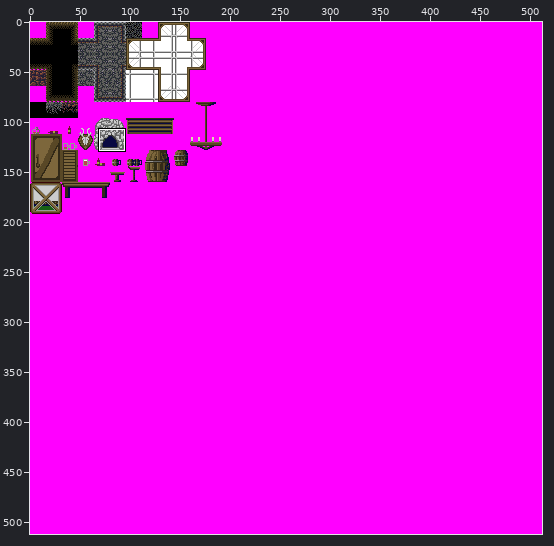
Two versions of one sprite sheet, Graphics/TEMP Karl/Tilesets/tavern_tileset.png. The first picture is a wide view before the edit; the outline marks the close-up.
Close-up. Earlier state:
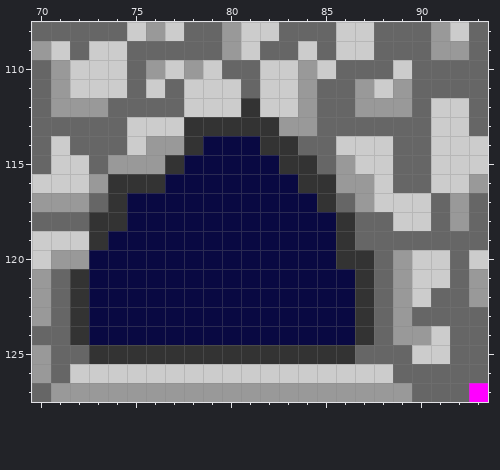
The file is 512x512 pixels. Colours within 5 levels of each other are drawn and written as one. Shown: x 70..93, y 108..127. The commit also changed other parts of the picture, which this record leaves out.
Now the later version:
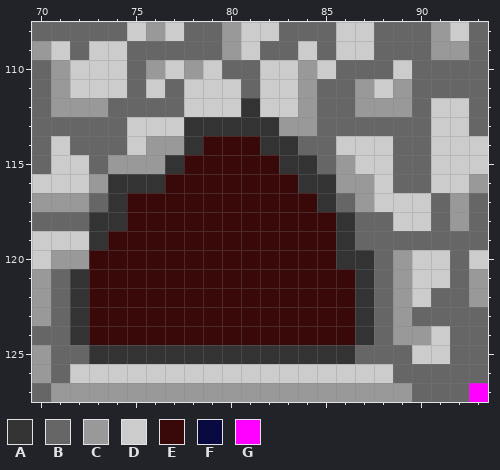
Palette (. is transparent): A #333333  B #666666  C #999999  D #cccccc  E #390808  F #090942  G #ff00ff
The edit:
y 114: x 79..81 FFF -> EEE
y 115: x 78..82 FFFFF -> EEEEE
y 116: x 77..83 FFFFFFF -> EEEEEEE
y 117: x 75..84 FFFFFFFFFF -> EEEEEEEEEE
y 118: x 75..85 FFFFFFFFFFF -> EEEEEEEEEEE
y 119: x 74..85 FFFFFFFFFFFF -> EEEEEEEEEEEE
y 120: x 73..85 FFFFFFFFFFFFF -> EEEEEEEEEEEEE
y 121..124: x 73..86 FFFFFFFFFFFFFF -> EEEEEEEEEEEEEE
Changed places in both close-ups, as pixel boxes (x1, y1, x2, y2):
changed: (89, 136, 355, 345)
